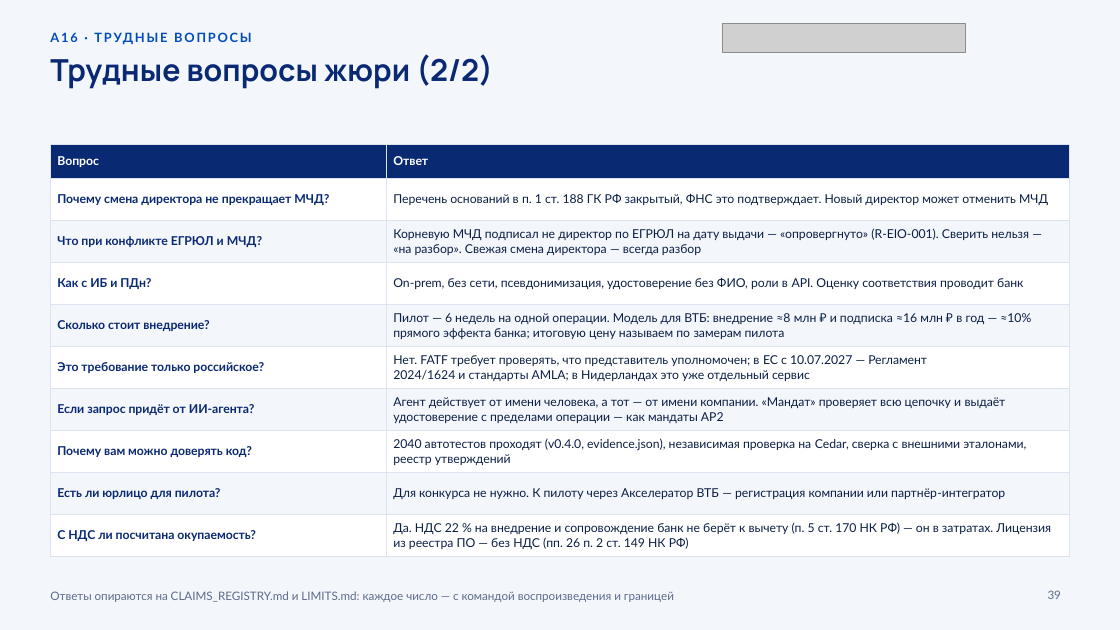
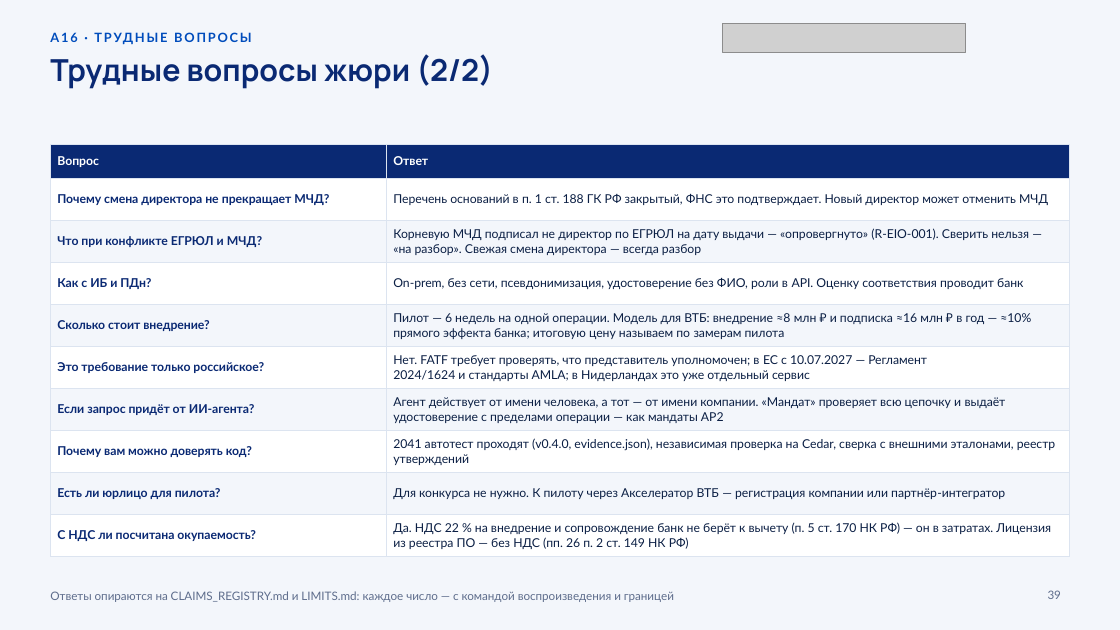
Before and after one commit to KonkovDV/Mandat, a slide deck: slide 39 of submission/slides/Mandat_VTB.pptx. Drawn at 1120x630 pixels with LibreOffice and Linux fonts; fonts in the diff are those of the drawing; grey boxes stand for pictures; background and template pictures are left out. Boxes give left, top, right and bottom in pixels: in the first picture for what was removed or moved away, otherwise in the second. Text is boxed around its words. In the diff, an @@ line names an element or a change of style, - is before the commit and + after.

Commit message:
fuzzing: monitoring batches as a ClusterFuzzLite target; SECURITY.md lists the new protections
fuzz/fuzz_monitoring.py feeds any JSON batch to parse_events and evaluate with a moment and a
notice window; anything but the errors the API maps to 422 is a finding. The example batches are
its seed corpus, and the quick test runs it with the other targets. SECURITY.md now names random
keys in pilot and prod and the linear scans of client text. Evidence rebuilt, 2041 tests.

```diff
--- a/submission/slides/Mandat_VTB.pptx
+++ b/submission/slides/Mandat_VTB.pptx
@@ table at [50,145,1070,553] @@
-row 8, column 2: 2040 автотестов проходят (v0.4.0, evidence.json), независимая проверка на Cedar, сверка с внешними эталонами, реестр утверждений
+row 8, column 2: 2041 автотест проходят (v0.4.0, evidence.json), независимая проверка на Cedar, сверка с внешними эталонами, реестр утверждений
```
Also in this commit, not shown: 7 other slides changed, 32 other files.
